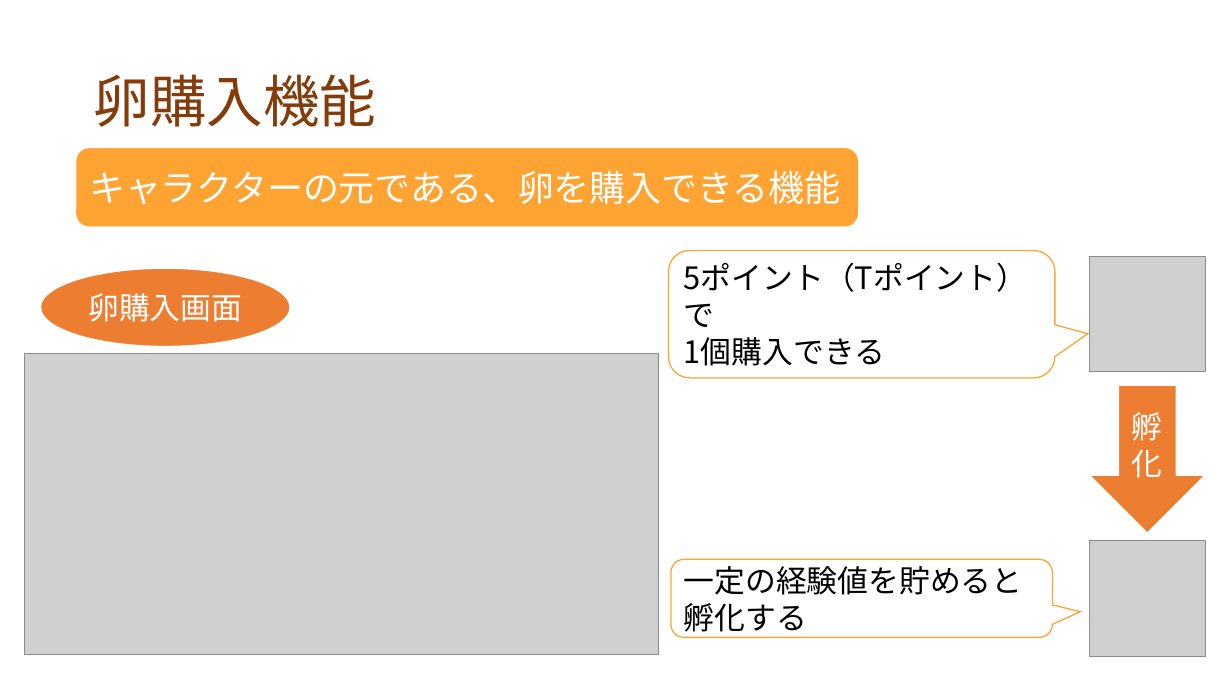
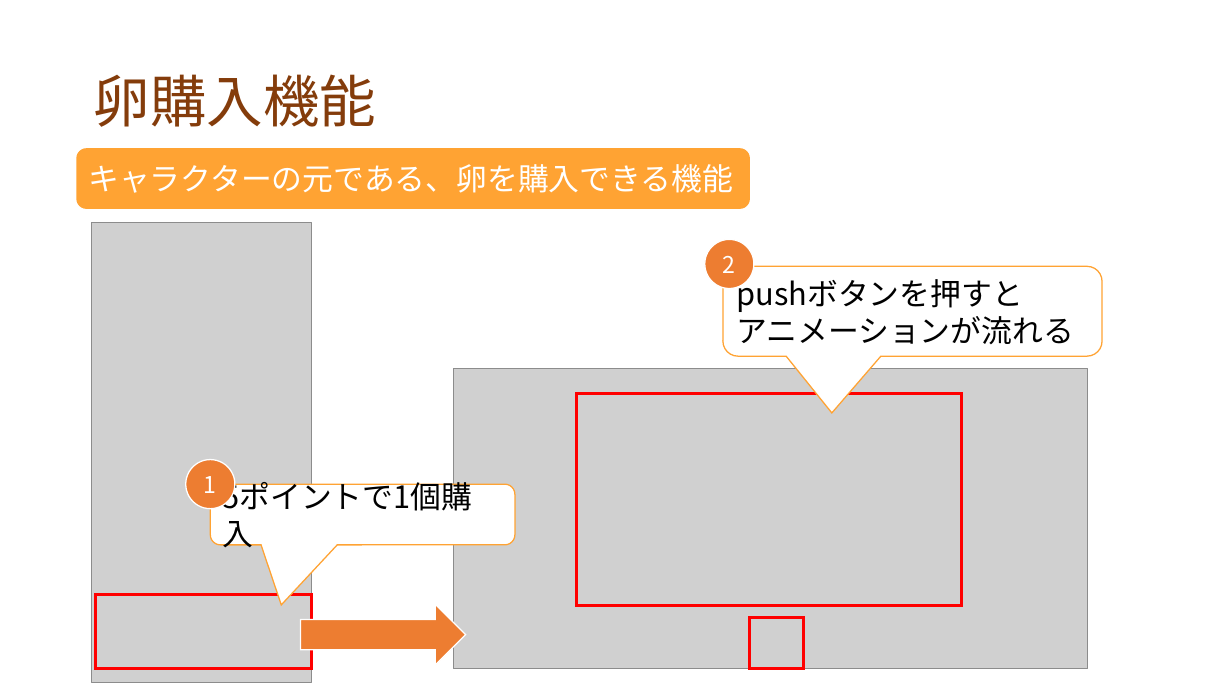
Before and after one commit to dojo2022/F-3, a slide deck: slide 13 of doc/プレゼン資料_F3_なかおっち.pptx. Drawn at 1232x693 pixels with LibreOffice and Linux fonts; fonts in the diff are those of the drawing; grey boxes stand for pictures. Boxes give left, top, right and bottom in pixels: in the first picture for what was removed or moved away, otherwise in the second. Text is boxed around its words. In the diff, an @@ line names an element or a change of style, - is before the commit and + after.

```diff
--- a/doc/プレゼン資料_F3_なかおっち.pptx
+++ b/doc/プレゼン資料_F3_なかおっち.pptx
@@ rounded rectangle "キャラクターの元である、卵を購入できる機能": place and size @@
-rounded rectangle "キャラクターの元である、卵を購入できる機能" at (77, 148, 859, 226)
+rounded rectangle "キャラクターの元である、卵を購入できる機能" at (77, 148, 750, 209)
@@ rounded rectangle "キャラクターの元である、卵を購入できる機能" at (77, 148, 750, 209): size 28 to 24 pt @@
@@ picture added at (91, 223, 311, 683) @@
@@ ellipse added at (705, 239, 754, 288), fill #ED7D31, outline #FFFFFF 1 pt, 18 pt, text #FFFFFF @@
+2
@@ ellipse removed at (41, 268, 290, 347) @@
-卵購入画面
@@ rounded speech box removed at (668, 250, 1055, 378) @@
-5ポイント（Tポイント）で
-1個購入できる
@@ rounded speech box added at (723, 266, 1102, 356), fill #FFFFFF, outline #FFA333 1 pt, 24 pt, text #000000 @@
+pushボタンを押すと
+アニメーションが流れる
@@ picture removed at (1090, 257, 1205, 372) @@
@@ picture: place and size @@
-picture at (24, 354, 659, 654)
+picture at (454, 368, 1089, 668)
@@ down arrow removed at (1090, 385, 1205, 533) @@
-孵化
@@ rectangle added at (577, 394, 962, 605), outline #FF0000 2.25 pt @@
@@ ellipse added at (186, 459, 235, 508), fill #ED7D31, outline #FFFFFF 1 pt, 18 pt, text #FFFFFF @@
+1
@@ rounded speech box added at (211, 484, 516, 545), fill #FFFFFF, outline #FFA333 1 pt, 24 pt, text #000000 @@
+5ポイントで1個購入
@@ rounded speech box removed at (671, 559, 1053, 637) @@
-一定の経験値を貯めると
-孵化する
@@ picture removed at (1090, 541, 1205, 656) @@
@@ rectangle added at (95, 594, 311, 668), outline #FF0000 2.25 pt @@
@@ right arrow added at (300, 604, 466, 665), fill #ED7D31, outline #FFFFFF 1 pt @@
@@ rectangle added at (750, 617, 804, 669), outline #FF0000 2.25 pt @@
```
Also in this commit, not shown: 6 other slides changed, 1 slide added.
